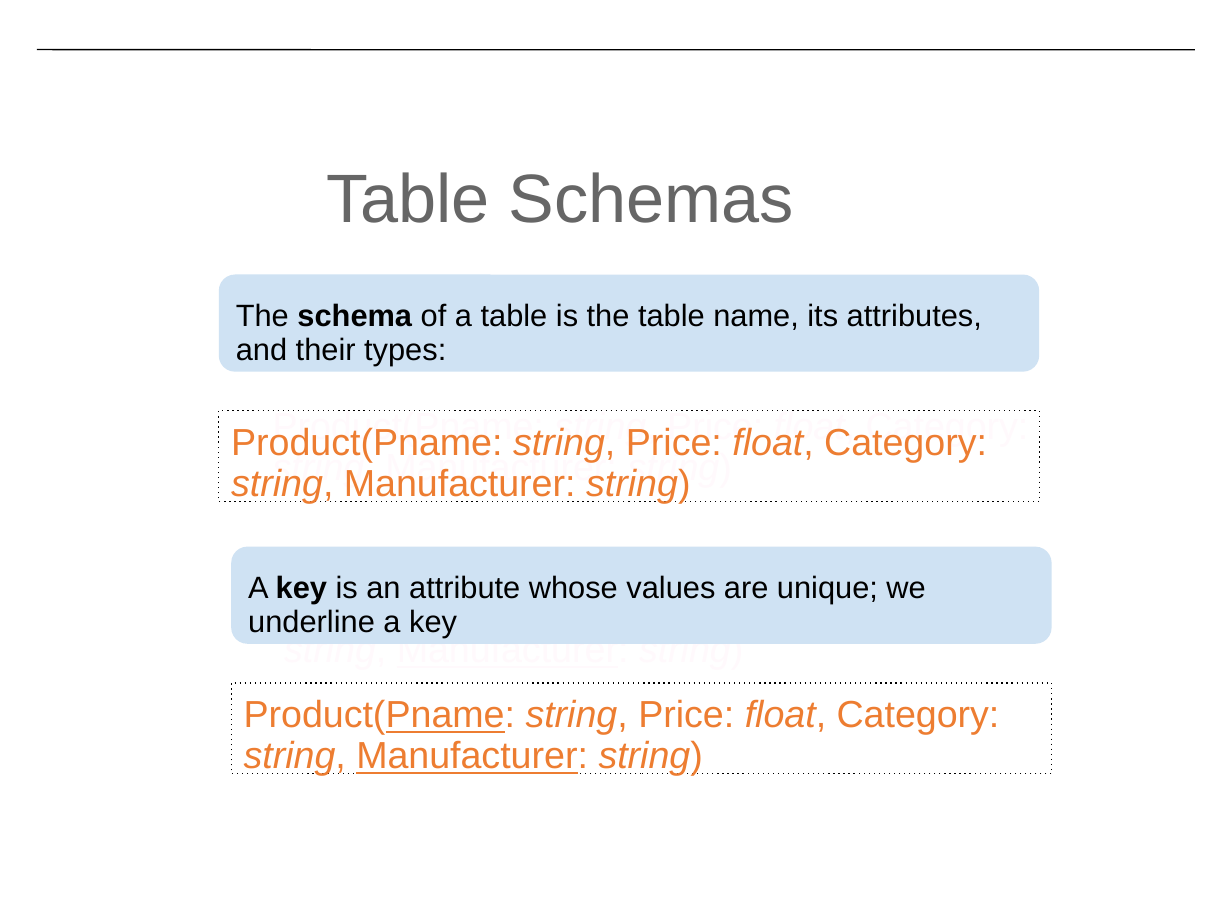
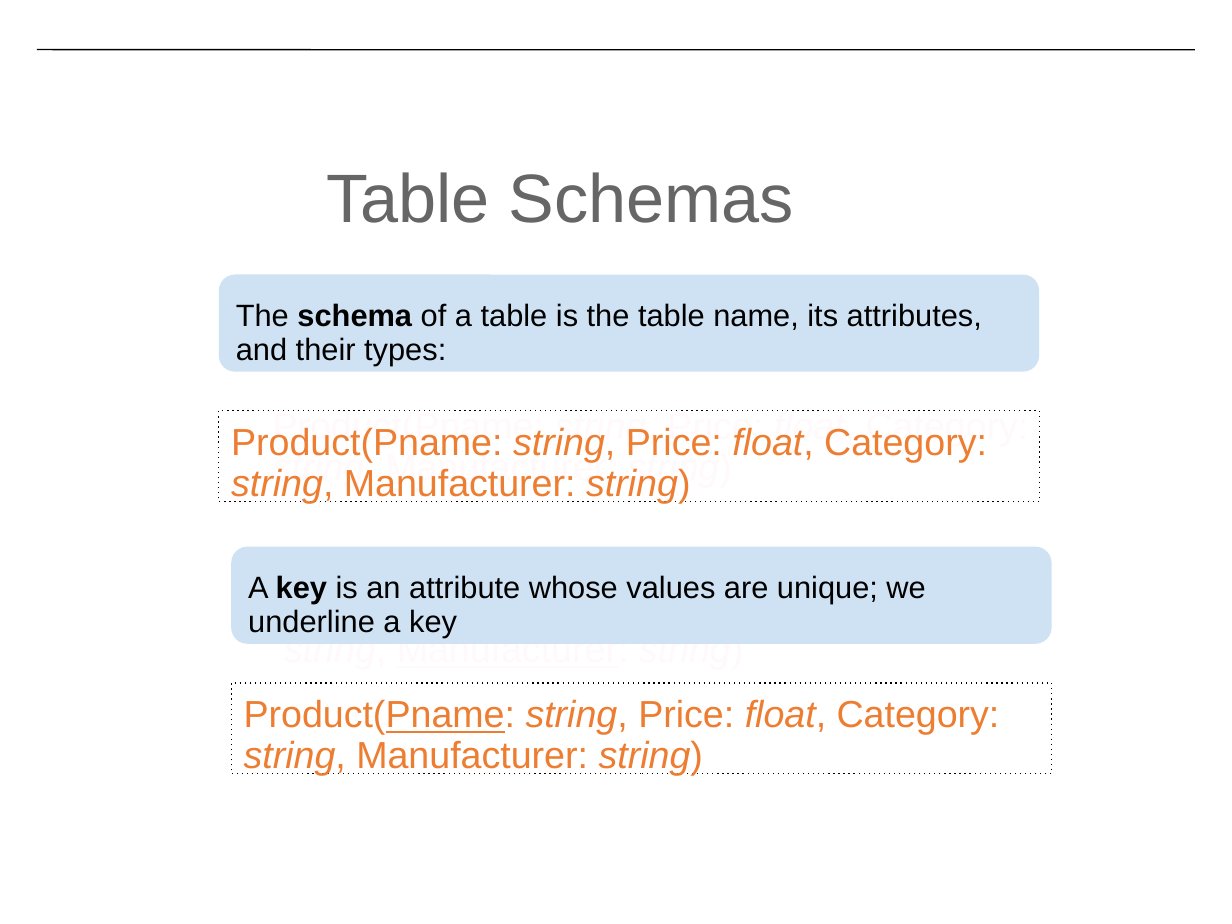
Before and after one commit to CS-W4121/cs-w4121.github.io, a slide deck: slide 20 of slides/Topic 2 - relational model part I.pptx. Drawn at 1232x924 pixels with LibreOffice and Linux fonts; fonts in the diff are those of the drawing. Boxes give left, top, right and bottom in pixels: in the first picture for what was removed or moved away, otherwise in the second. Text is boxed around its words. In the diff, an @@ line names an element or a change of style, - is before the commit and + after.

```diff
--- a/slides/Topic 2 - relational model part I.pptx
+++ b/slides/Topic 2 - relational model part I.pptx
@@ rectangle "Product(Pname: string, Price: float, Category: ..." at <box>232,683,1052,774</box>: underline off in "Manufacturer:" @@
```
Also in this commit, not shown: 3 other files.
